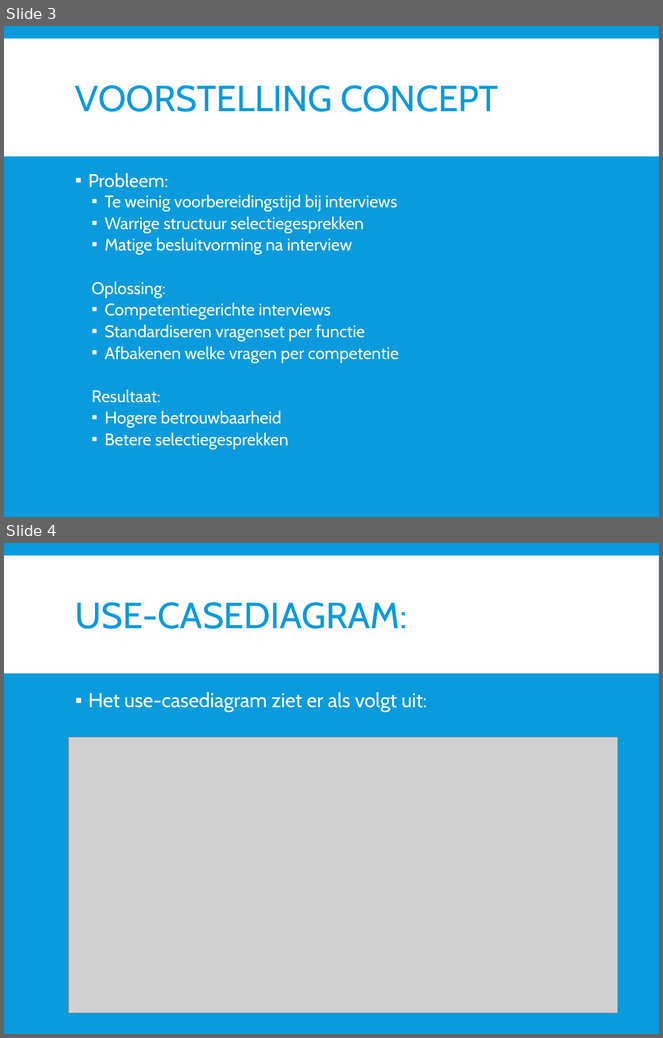
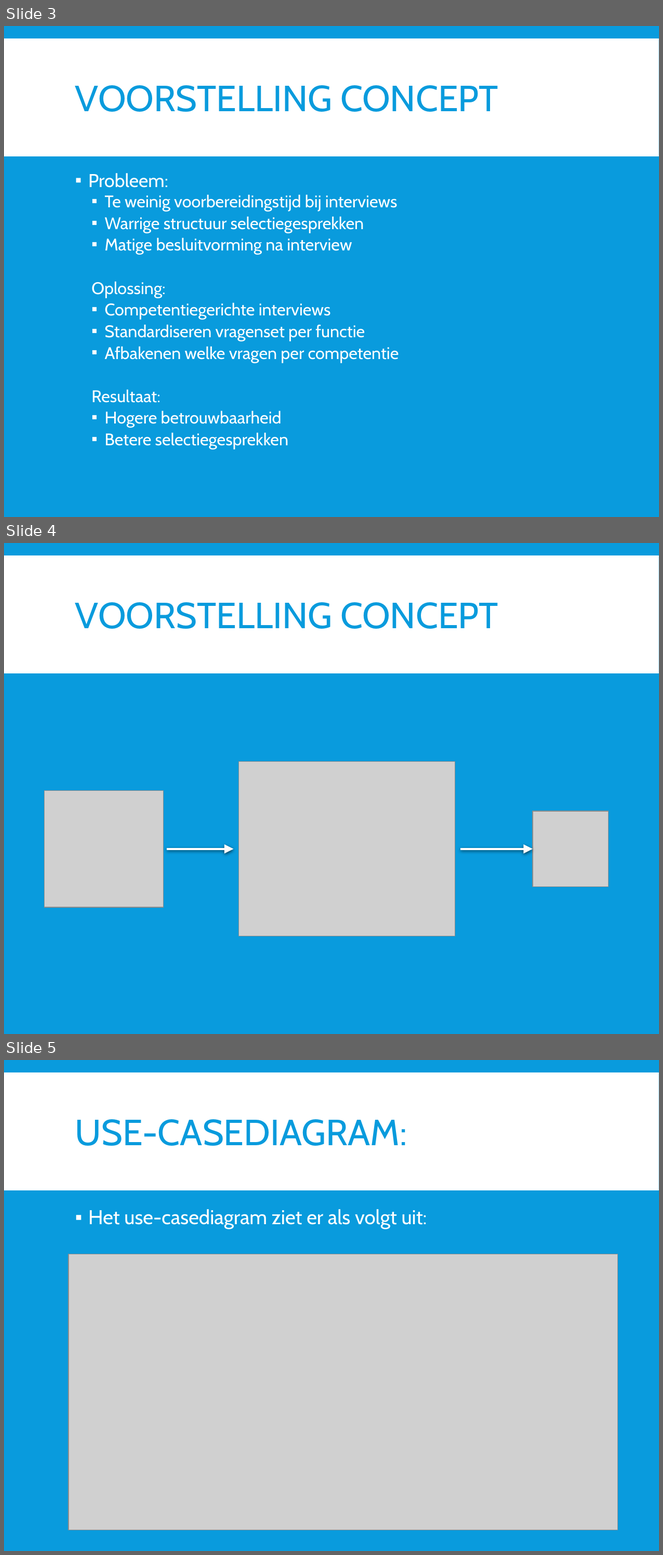
Before and after one commit to dlife/InstantInterview, a slide deck: Presentatie/2015 06 09 Presentatie.pptx. Shown one above the other, each under a label of ours: slides 3 and 4 before the commit, slides 3, 4 and 5 after it. The pictures are 663x1038 and 663x1555 pixels, drawn with LibreOffice and Linux fonts; fonts in the diff are those of the drawing; grey boxes stand for pictures. Boxes give left, top, right and bottom in pixels: in the first picture for what was removed or moved away, otherwise in the second. Text is boxed around its words. In the diff, an @@ line names an element or a change of style, - is before the commit and + after.

```diff
--- a/Presentatie/2015 06 09 Presentatie.pptx
+++ b/Presentatie/2015 06 09 Presentatie.pptx
@@ slide 4 added at box(4, 543, 659, 1034), background #099BDD; not listed: 1 template element that a slide beside it also shows @@
@@ title added at box(75, 602, 499, 629), 40 pt, text #099BDD @@
+VOORSTELLING CONCEPT
@@ picture added at box(239, 762, 455, 937) @@
@@ picture added at box(45, 791, 163, 908) @@
@@ picture added at box(533, 811, 609, 887) @@
@@ arrow added from (167, 849) to (233, 849), #FFFFFF 2 pt @@
@@ arrow added from (461, 849) to (533, 849), #FFFFFF 2 pt @@
@@ what was slide 4 is now slide 5 @@
```
Also in this commit, not shown: 1 other slide added.
